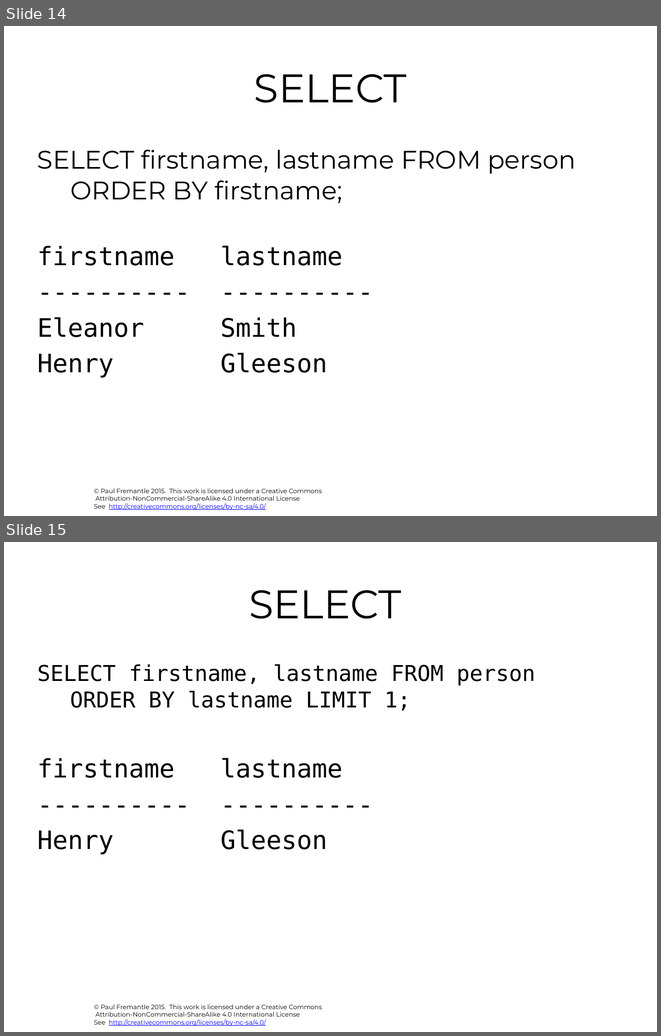
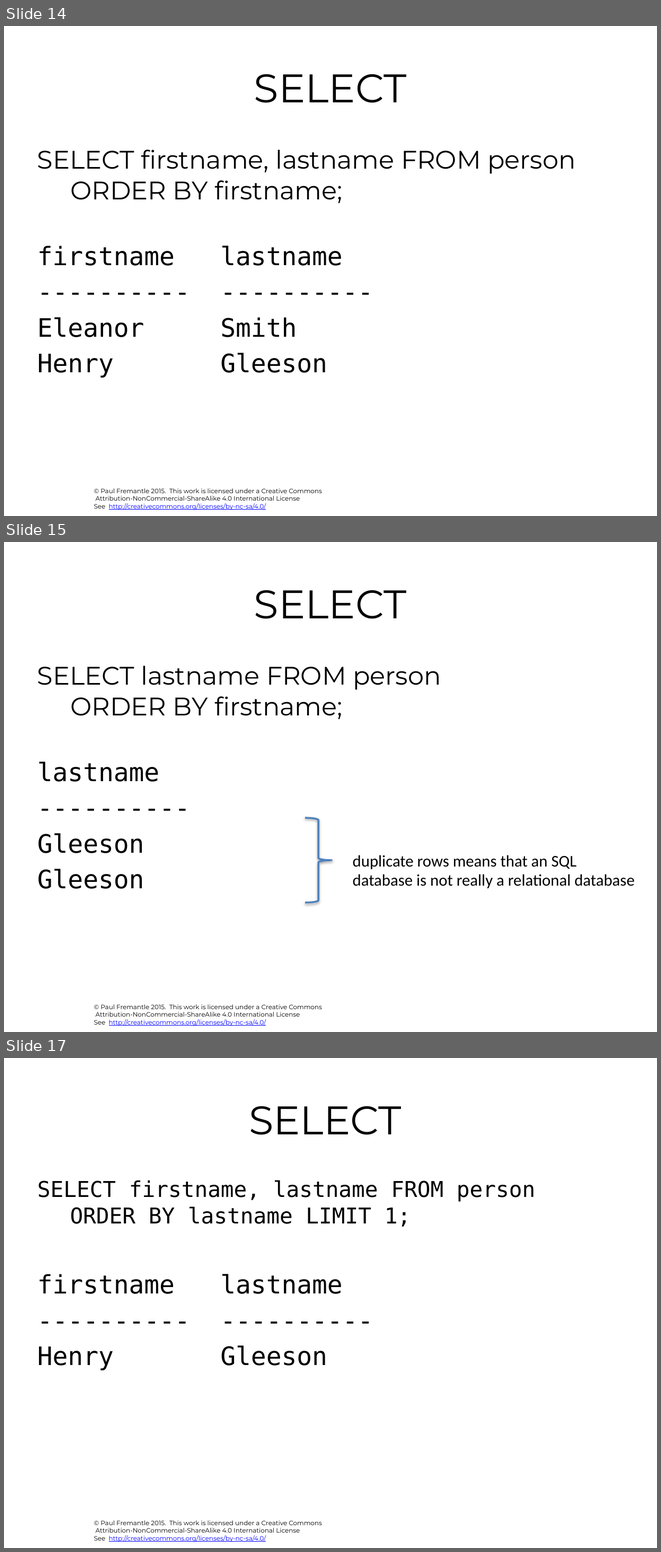
Before and after one commit to julieweeds/BigData, a slide deck: pres-source/04-sql.pptx. Shown one above the other, each under a label of ours: slides 14 and 15 before the commit, slides 14, 15 and 17 after it; the slides between them are not shown. The pictures are 661x1036 and 661x1552 pixels, drawn with LibreOffice and Linux fonts; fonts in the diff are those of the drawing; background and template pictures are left out. Boxes give left, top, right and bottom in pixels: in the first picture for what was removed or moved away, otherwise in the second. Text is boxed around its words. In the diff, an @@ line names an element or a change of style, - is before the commit and + after.

```diff
--- a/pres-source/04-sql.pptx
+++ b/pres-source/04-sql.pptx
@@ slide 15 added at (4,542,657,1032), background #FFFFFF; not listed: 1 template element that a slide beside it also shows @@
@@ title added at (254,590,407,619), 44 pt, text #000000 @@
+SELECT
@@ text added at (37,665,441,889), 28 pt, text #000000 @@
+SELECT lastname FROM person
+ORDER BY firstname;
+lastname
+----------
+Gleeson
+Gleeson
@@ right brace added at (305,818,332,902), outline #4F81BD 2 pt @@
@@ text added at (353,855,635,888), 18 pt, text #000000 @@
+duplicate rows means that an SQL database is not really a relational database
@@ what was slide 15 is now slide 17 @@
```
Also in this commit, not shown: 6 slides changed, 1 other slide added, 1 slide removed, 8 other files.
